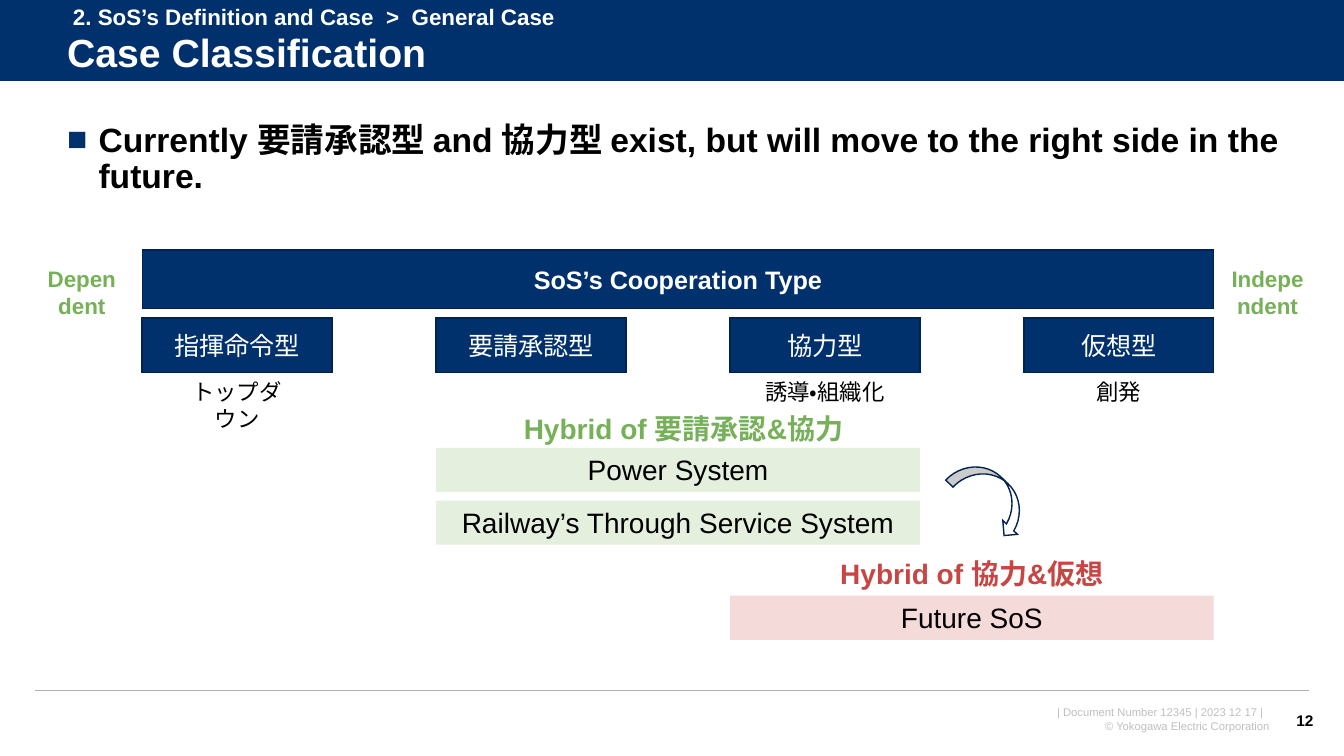
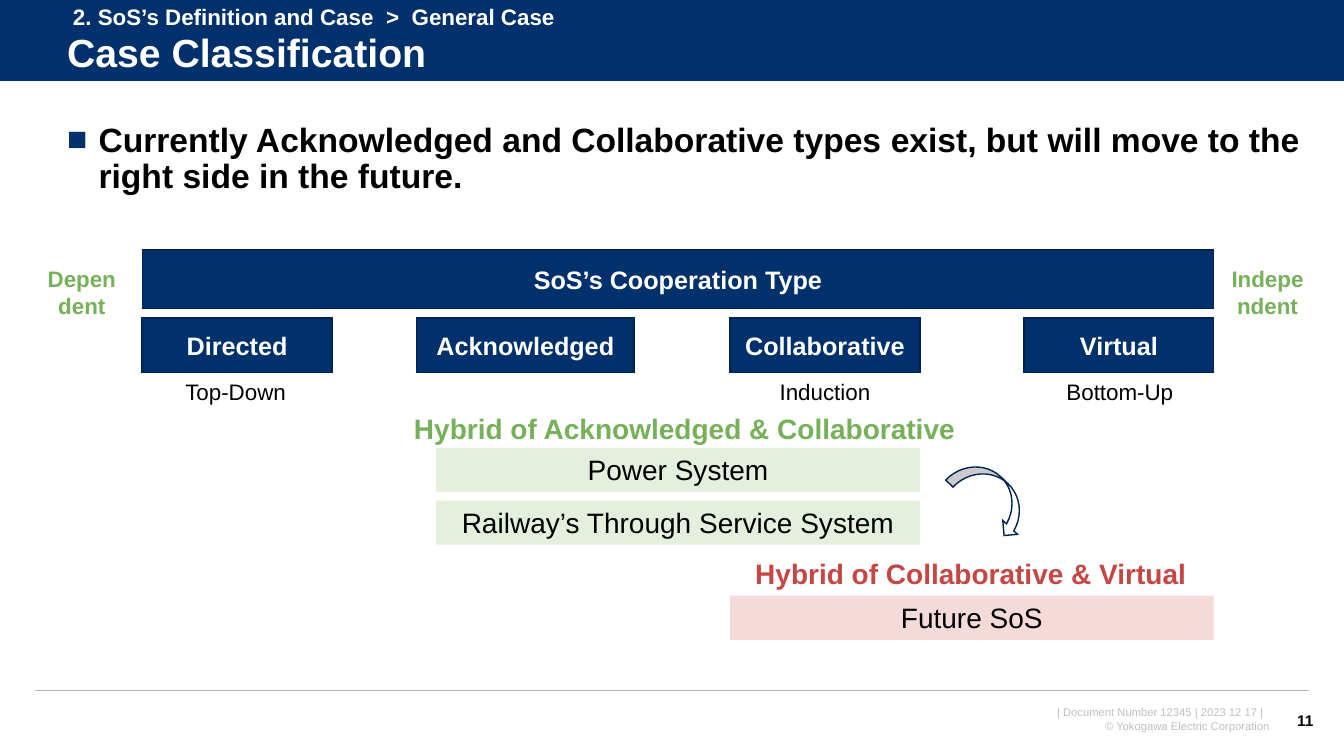
Before and after one commit to watarukumagai-git/opt, a slide deck: slide 11 of SoS/240322_SoS_kumagai.pptx (slide 12 before the commit). Drawn at 1344x756 pixels with LibreOffice and Linux fonts; fonts in the diff are those of the drawing; background and template pictures are left out. Boxes give left, top, right and bottom in pixels: in the first picture for what was removed or moved away, otherwise in the second. Text is boxed around its words. In the diff, an @@ line names an element or a change of style, - is before the commit and + after.

```diff
--- a/SoS/240322_SoS_kumagai.pptx
+++ b/SoS/240322_SoS_kumagai.pptx
@@ text at [99, 127, 1299, 195]: text changed @@
-■ Currently 要請承認型 and 協力型 exist, but will move to the right side in the future.
+■ Currently Acknowledged and Collaborative types exist, but will move to the right side in the future.
@@ rectangle "Acknowledged": place and size @@
-rectangle "Acknowledged" at [437, 319, 626, 373]
+rectangle "Acknowledged" at [416, 319, 634, 373]
@@ text in rectangle at [187, 336, 288, 356]: text changed; bold on @@
-指揮命令型
+Directed
@@ text in rectangle at [436, 336, 614, 361]: text changed; bold on @@
-要請承認型
+Acknowledged
@@ text in rectangle at [745, 336, 904, 356]: text changed; bold on @@
-協力型
+Collaborative
@@ text in rectangle at [1080, 336, 1158, 356]: text changed; bold on @@
-仮想型
+Virtual
@@ text at [185, 384, 286, 405]: text changed @@
-トップダウン
+Top-Down
@@ text at [780, 383, 871, 401]: text changed @@
-誘導・組織化
+Induction
@@ text at [1066, 384, 1173, 405]: text changed @@
-創発
+Bottom-Up
@@ text at [414, 418, 954, 444]: text changed @@
-Hybrid of 要請承認&協力
+Hybrid of Acknowledged & Collaborative
@@ text at [755, 563, 1186, 589]: text changed @@
-Hybrid of 協力&仮想
+Hybrid of Collaborative & Virtual
@@ page number at [1297, 715, 1313, 726]: text changed @@
-12
+11
```
Also in this commit, not shown: 9 other slides changed, 2 slides added, 2 slides removed.
